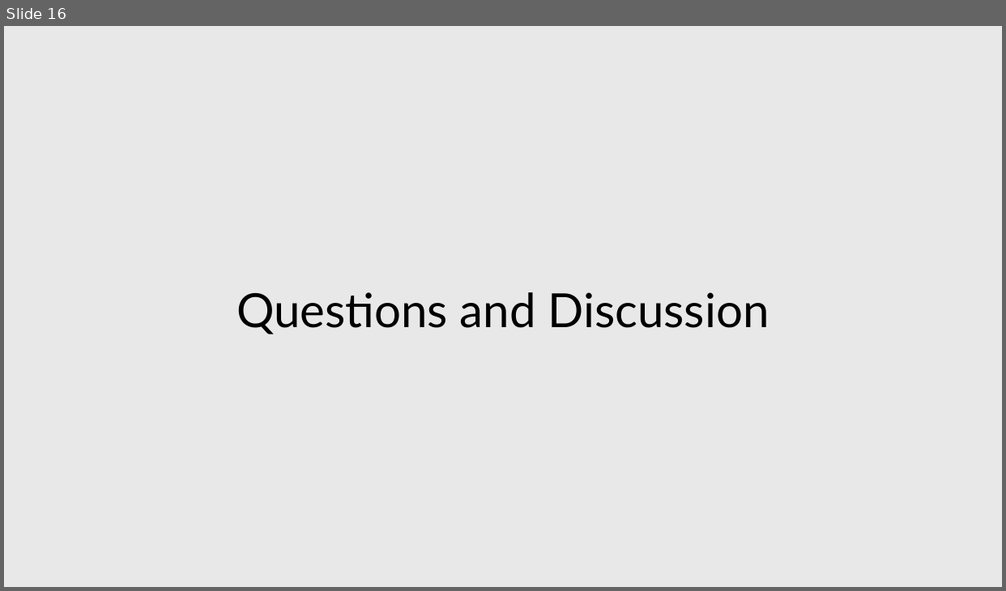
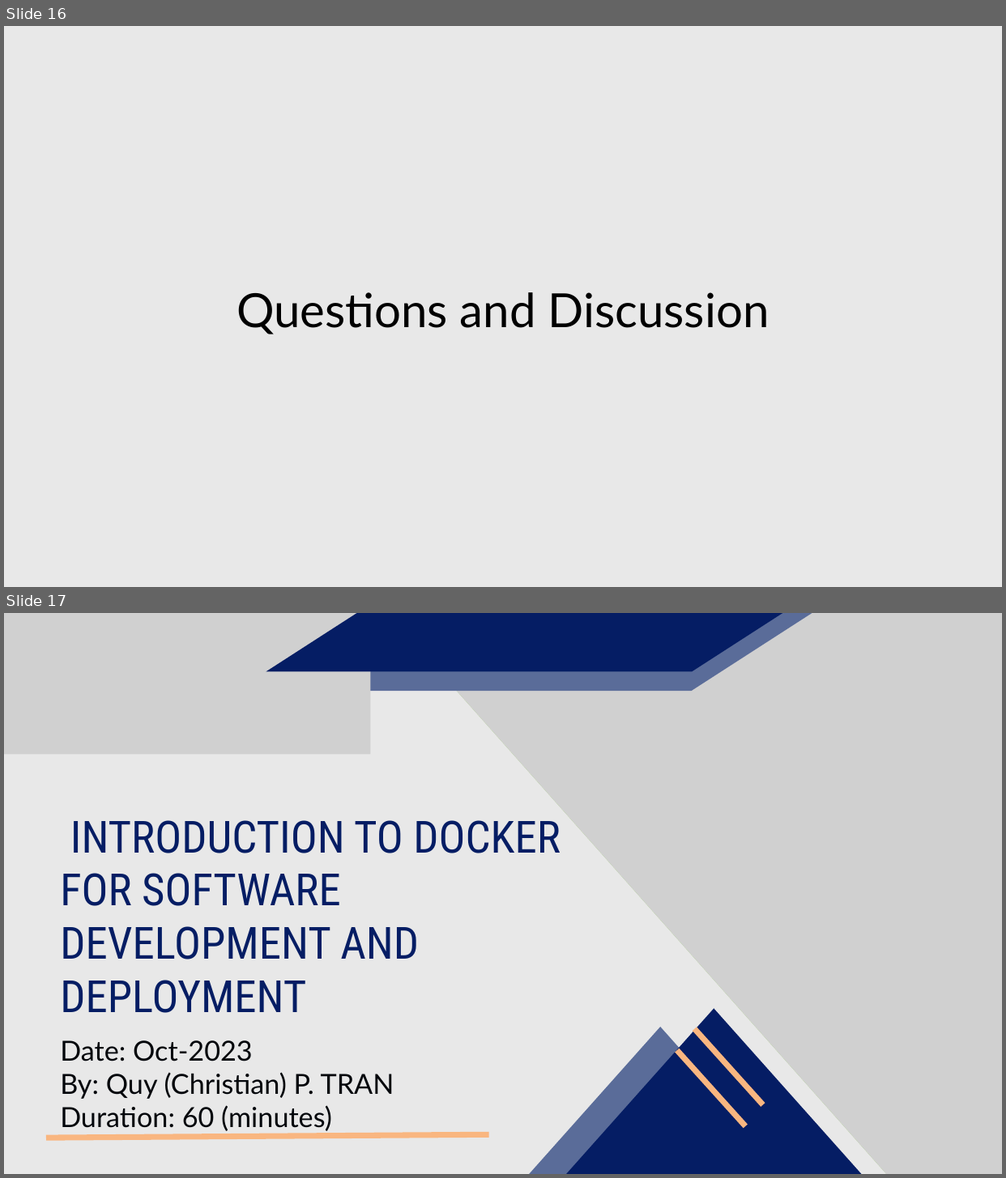
Before and after one commit to tranphuquy19/QA-DevOps-training, a slide deck: DevOps Principles and Practices for QA Professionals.pptx. Shown one above the other, each under a label of ours: slide 16 before the commit, slides 16 and 17 after it. The pictures are 1006x591 and 1006x1178 pixels, drawn with LibreOffice and Linux fonts; fonts in the diff are those of the drawing; grey boxes stand for pictures. Boxes give left, top, right and bottom in pixels: in the first picture for what was removed or moved away, otherwise in the second. Text is boxed around its words. In the diff, an @@ line names an element or a change of style, - is before the commit and + after.

```diff
--- a/DevOps Principles and Practices for QA Professionals.pptx
+++ b/DevOps Principles and Practices for QA Professionals.pptx
@@ slide 17 added at (x1=4, y1=613, x2=1002, y2=1174), background #E8E8E8 @@
@@ picture added at (x1=4, y1=613, x2=371, y2=754) @@
@@ freeform shape added at (x1=266, y1=613, x2=833, y2=691), fill #5A6C99 @@
@@ freeform shape added at (x1=266, y1=613, x2=833, y2=671), fill #051D64 @@
@@ freeform shape added at (x1=383, y1=613, x2=1002, y2=1174), fill #A3D376 @@
@@ picture added at (x1=383, y1=613, x2=1002, y2=1174) @@
@@ text added at (x1=60, y1=820, x2=560, y2=1013), 64.1 pt, text #051D64 @@
+INTRODUCTION TO DOCKER FOR SOFTWARE DEVELOPMENT AND DEPLOYMENT
@@ freeform shape added at (x1=489, y1=1008, x2=939, y2=1174), fill #051D64 @@
@@ text added at (x1=60, y1=1041, x2=394, y2=1131), 40 pt, text #03060B @@
+Date: Oct-2023
+By: Quy (Christian) P. TRAN
+Duration: 60 (minutes)
@@ freeform shape added at (x1=436, y1=1027, x2=885, y2=1174), fill #5A6C99 @@
@@ line added from (695, 1029) to (763, 1105), #F9B680 8.25 pt @@
@@ line added from (677, 1050) to (745, 1127), #F9B680 8.25 pt @@
@@ line added from (46, 1138) to (489, 1135), #F9B680 8.25 pt @@
```
Also in this commit, not shown: 2 slides changed, 27 other slides added, 18 other files.
